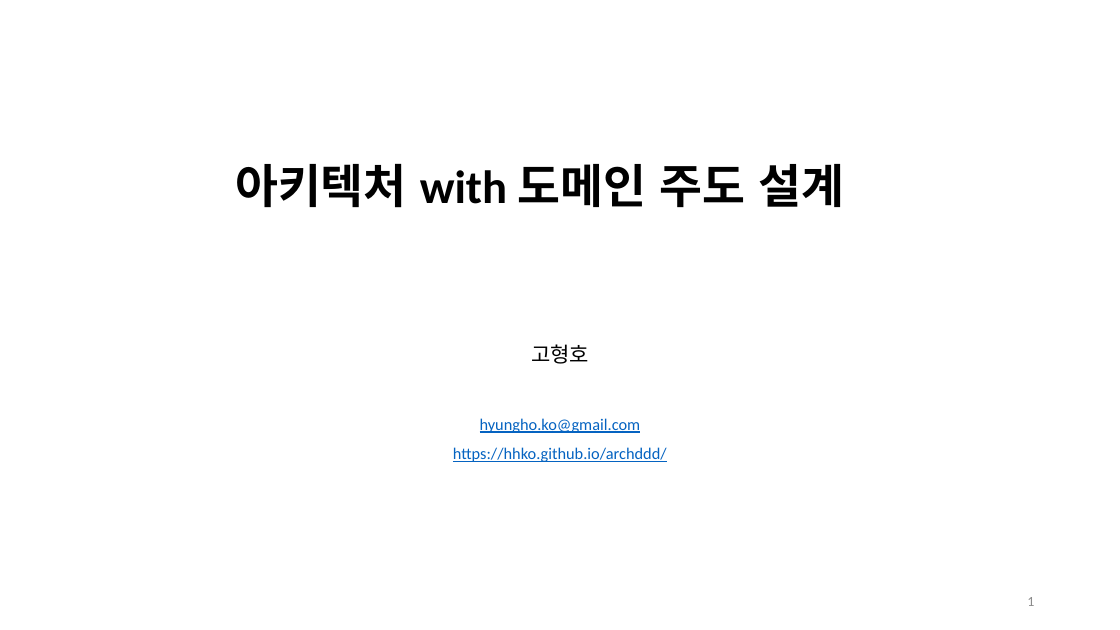
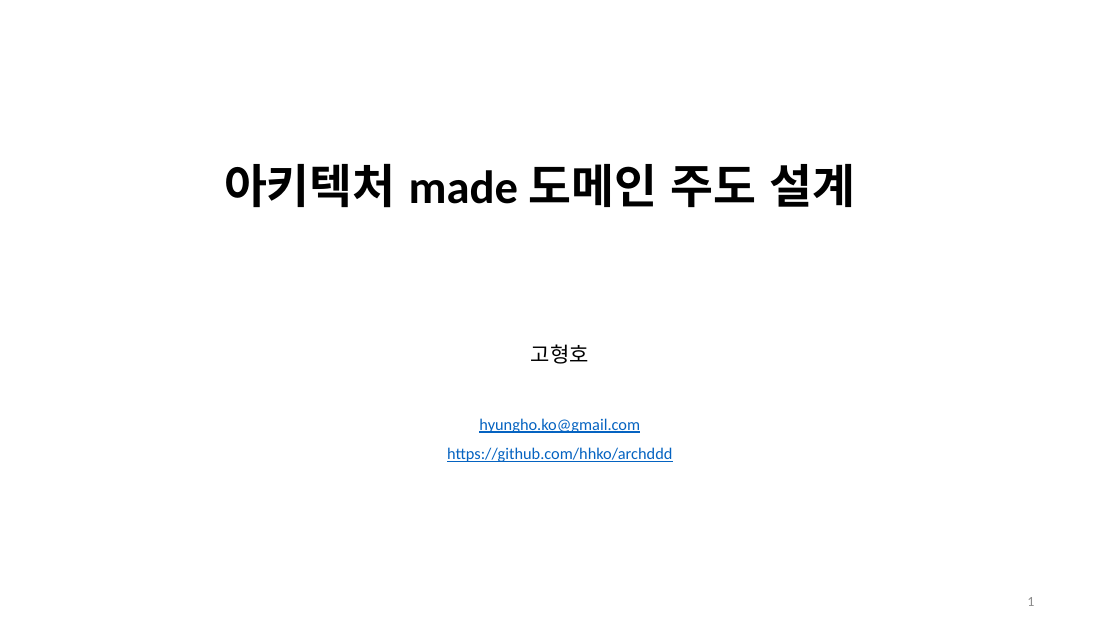
Before and after one commit to hhko/ArchDdd, a slide deck: slide 1 of README.pptx. Drawn at 1120x630 pixels with LibreOffice and Linux fonts; fonts in the diff are those of the drawing. Boxes give left, top, right and bottom in pixels: in the first picture for what was removed or moved away, otherwise in the second. Text is boxed around its words. In the diff, an @@ line names an element or a change of style, - is before the commit and + after.

```diff
--- a/README.pptx
+++ b/README.pptx
@@ text at [224,164,855,208]: text changed @@
-아키텍처 with 도메인 주도 설계
+아키텍처 made 도메인 주도 설계
@@ text at [447,447,672,462]: text changed @@
-https://hhko.github.io/archddd/
+https://github.com/hhko/archddd
```
Also in this commit, not shown: 19 other slides changed, 2 slides removed, 8 other files.
